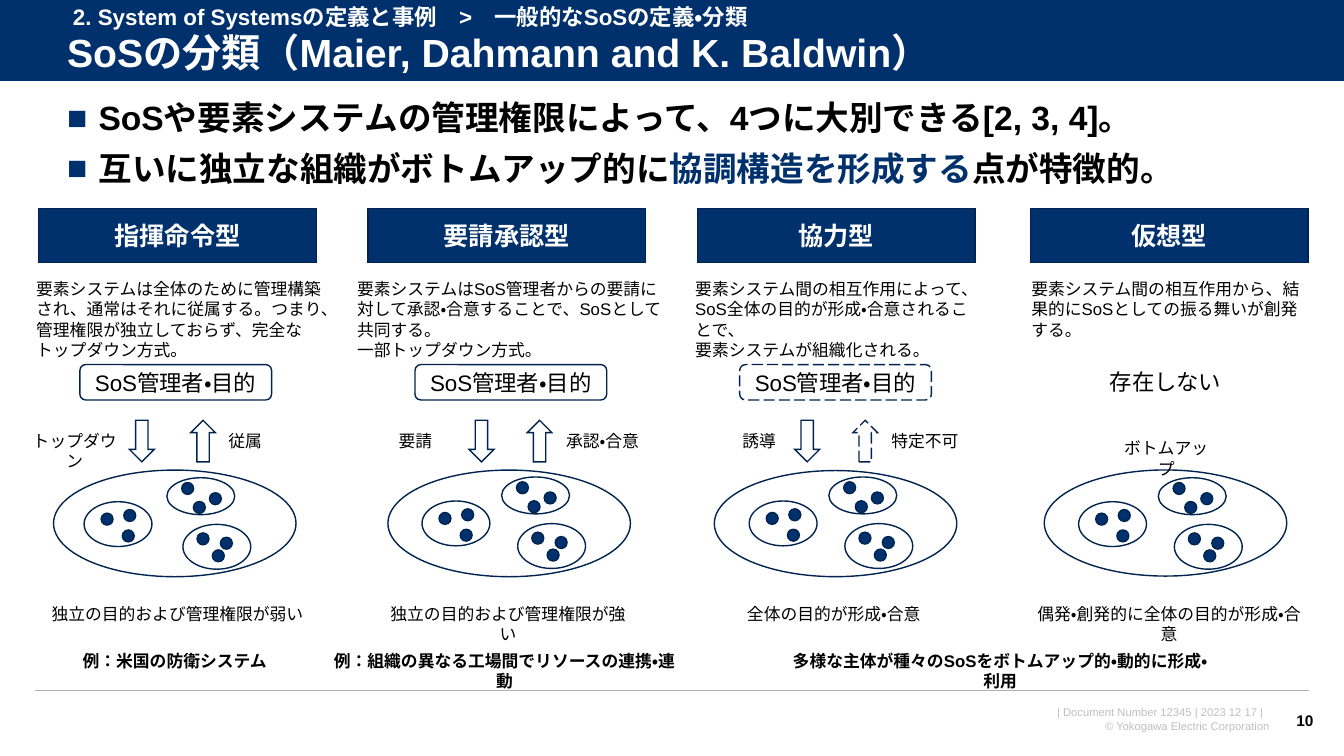
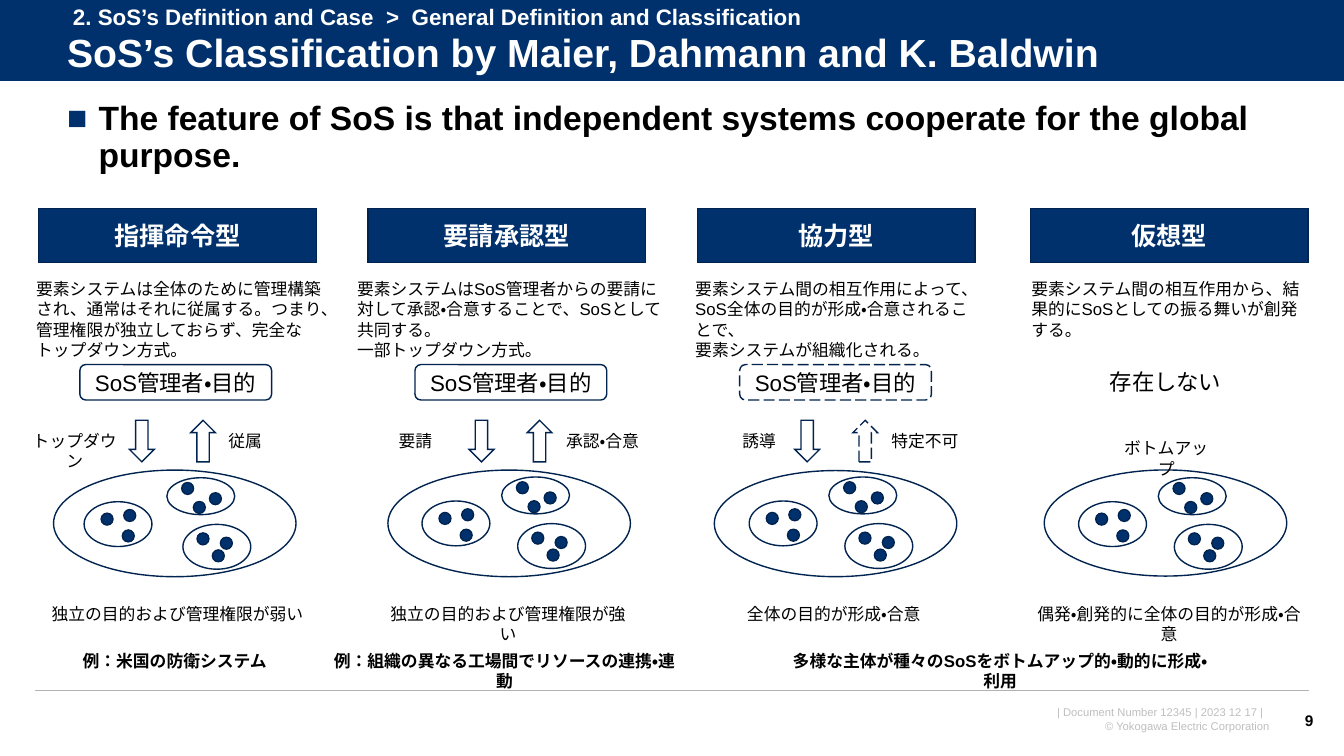
Before and after one commit to watarukumagai-git/opt, a slide deck: slide 9 of SoS/240322_SoS_kumagai.pptx (slide 10 before the commit). Drawn at 1344x756 pixels with LibreOffice and Linux fonts; fonts in the diff are those of the drawing; background and template pictures are left out. Boxes give left, top, right and bottom in pixels: in the first picture for what was removed or moved away, otherwise in the second. Text is boxed around its words. In the diff, an @@ line names an element or a change of style, - is before the commit and + after.

```diff
--- a/SoS/240322_SoS_kumagai.pptx
+++ b/SoS/240322_SoS_kumagai.pptx
@@ text at <box>73,8,801,26</box>: text changed @@
-2. System of Systemsの定義と事例 > 一般的なSoSの定義・分類
+2. SoS’s Definition and Case > General Definition and Classification
@@ text at <box>67,38,1099,75</box>: text changed @@
-SoSの分類（Maier, Dahmann and K. Baldwin）
+SoS’s Classification by Maier, Dahmann and K. Baldwin
@@ text at <box>99,105,1248,174</box>: text changed @@
-■ SoSや要素システムの管理権限によって、4つに大別できる[2, 3, 4]。
-■ 互いに独立な組織がボトムアップ的に協調構造を形成する点が特徴的。
+■ The feature of SoS is that independent systems cooperate for the global purpose.
@@ page number at <box>1305,715,1314,726</box>: text changed @@
-10
+9
```
Also in this commit, not shown: 13 other slides changed, 4 slides added, 8 slides removed.
